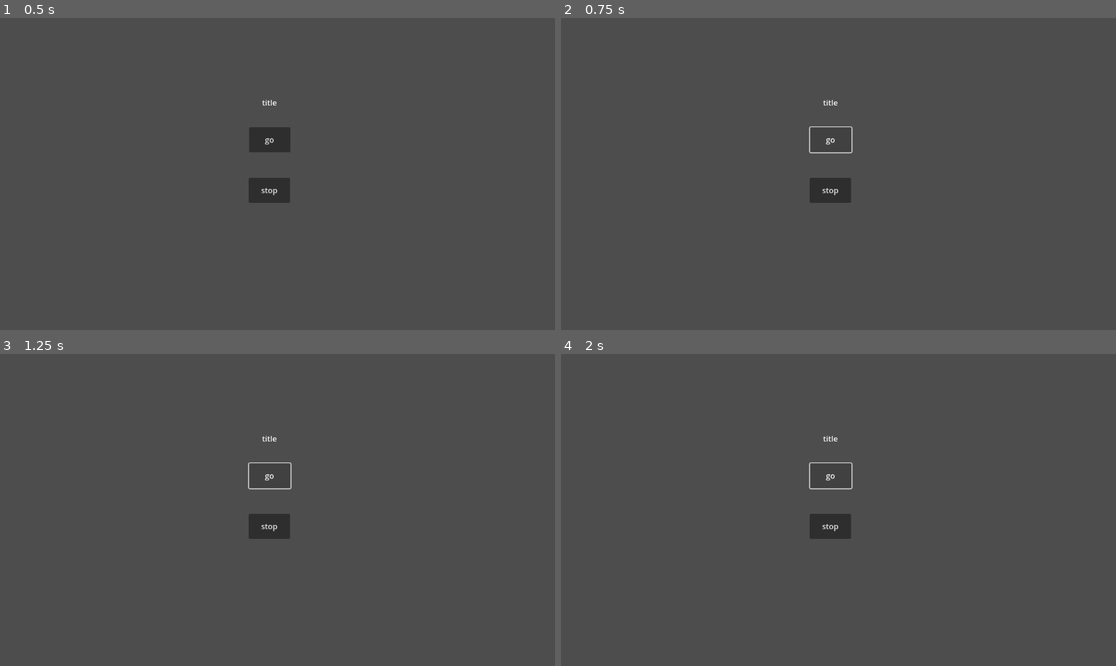
Above: before the commit, frames 1-4 (two rows, left to right).
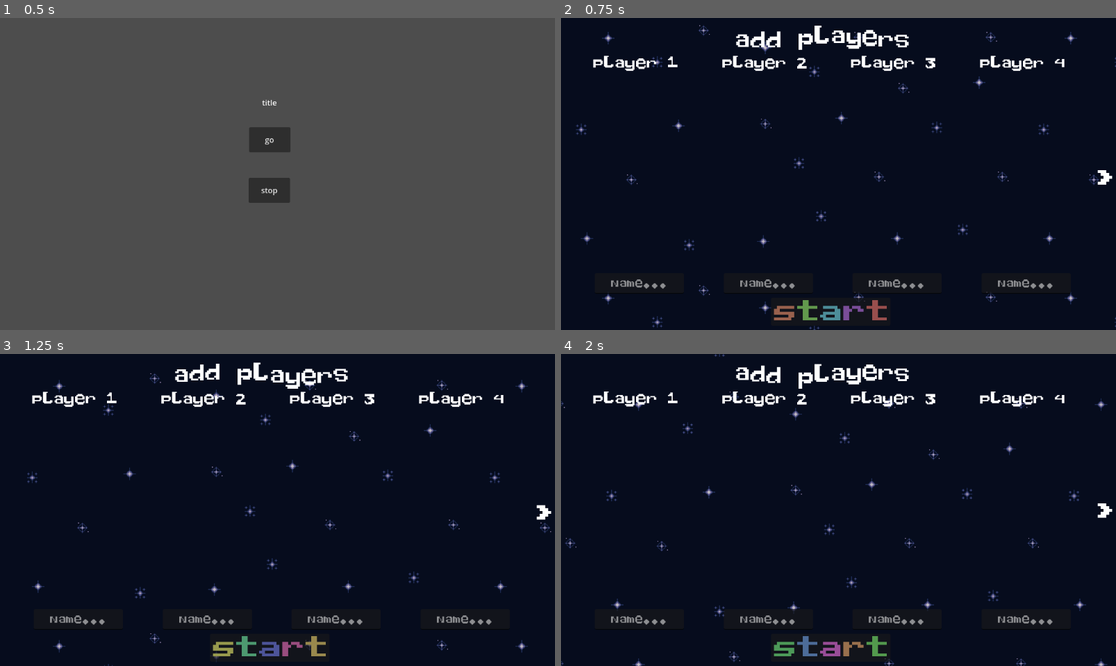
Above: after the commit, the same moments.

Repository: soko7awen/GGJ24
Game: Godot game, scene res://scenes/main.tscn
Two runs of this game, one before a commit and one after it. Both use one fixed random seed, a clock stepped at 60 frames per second and the inputs below.
Inputs (mouse positions are in pixels of both pictures, inside the frame that each line leads up to):
- Up to frame 1 (0.5 s): no input
- Up to frame 2 (0.75 s): click "go" at 0.5 s
- Up to frame 3 (1.25 s): no input
- Up to frame 4 (2 s): click (832, 475) at 1.25 s, where only the run before the commit has a clickable "go"

Frame 1 is identical in both runs. In frame 2, 100% of the frame differs, in the area x 0-100%, y 0-100%; in frame 3, 100%; in frame 4, 100%.
Error before the commit: Parse Error: Expected parameter name. (res://scripts/scene_loader.gd:4)

Commit message:
Update scene_loader.gd

Diff:
--- a/scripts/scene_loader.gd
+++ b/scripts/scene_loader.gd
@@ -1,7 +1,7 @@
 extends Node2D
 var players = []
 
-func loadScene(self,scene_path):
+func loadScene(old_scene,scene_path):
 	var newScene = load(scene_path).instantiate()
-	get_child(0).queue_free()
+	old_scene.queue_free()
 	add_child(newScene)
